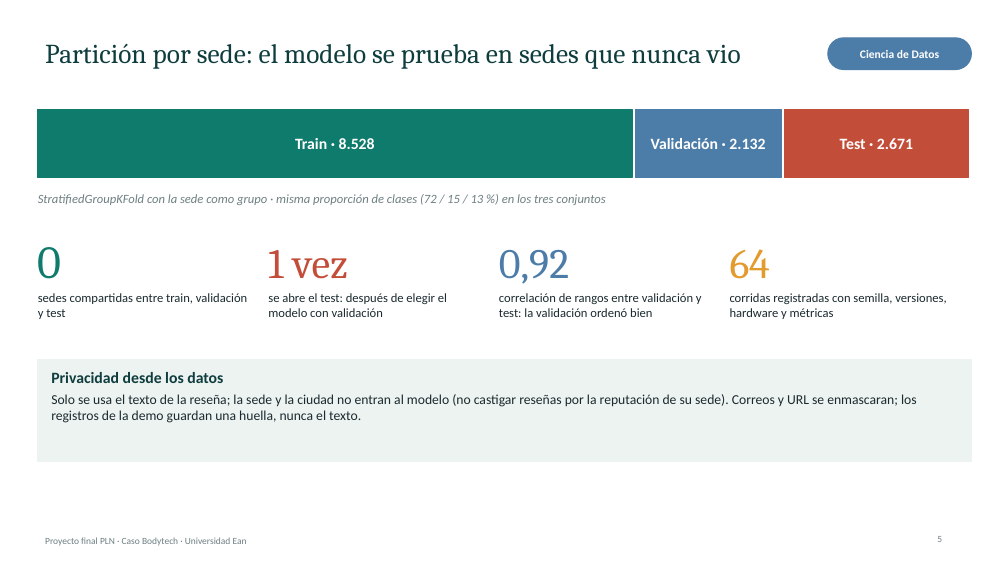
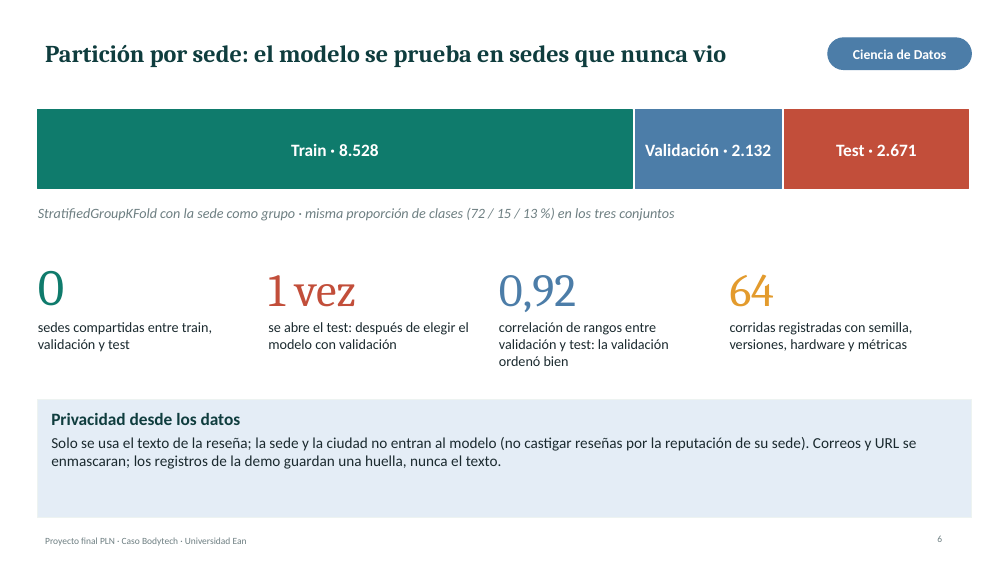
Before and after one commit to josephsbatista/proyecto-pln-bodytech, a slide deck: slide 6 of entregables/Presentacion_Final.pptx (slide 5 before the commit). Drawn at 1008x567 pixels with LibreOffice and Linux fonts; fonts in the diff are those of the drawing. Boxes give left, top, right and bottom in pixels: in the first picture for what was removed or moved away, otherwise in the second. Text is boxed around its words. In the diff, an @@ line names an element or a change of style, - is before the commit and + after.

```diff
--- a/entregables/Presentacion_Final.pptx
+++ b/entregables/Presentacion_Final.pptx
@@ title "Partición por sede: el modelo ..." at [45,45,726,67]: size 26 to 23 pt, bold on @@
@@ text "Ciencia de Datos" at [853,49,947,59]: size 11 to 13 pt @@
@@ rectangle: place and size @@
-rectangle at [38,110,632,178]
+rectangle at [38,110,632,189]
@@ size 15 to 16.5 pt in 3 elements at [291,144,379,156], [836,144,917,156], [645,144,772,156] @@
@@ rectangle: place and size @@
-rectangle at [635,110,782,178]
+rectangle at [635,110,782,189]
@@ rectangle: place and size @@
-rectangle at [785,110,969,178]
+rectangle at [785,110,969,189]
@@ text "StratifiedGroupKFold con la sede como ...": place and size @@
-text "StratifiedGroupKFold con la sede como ..." at [38,194,605,205]
+text "StratifiedGroupKFold con la sede como ..." at [38,208,674,221]
@@ text "0": place and size @@
-text "0" at [38,247,62,279]
+text "0" at [38,271,64,306]
@@ text "0" at [38,271,64,306]: size 44 to 48.5 pt @@
@@ text "1 vez": place and size @@
-text "1 vez" at [268,250,348,279]
+text "1 vez" at [268,275,356,307]
@@ size 40 to 44 pt in 3 elements at [730,274,774,307], [268,275,356,307], [499,275,576,312] @@
@@ text "0,92": place and size @@
-text "0,92" at [499,250,569,284]
+text "0,92" at [499,275,576,312]
@@ text "64": place and size @@
-text "64" at [730,249,770,279]
+text "64" at [730,274,774,307]
@@ text "sedes compartidas entre train, validación ...": place and size @@
-text "sedes compartidas entre train, validación ..." at [38,293,247,319]
+text "sedes compartidas entre train, validación ..." at [38,322,212,352]
@@ text "se abre el test: después ...": place and size @@
-text "se abre el test: después ..." at [268,293,447,317]
+text "se abre el test: después ..." at [268,322,469,349]
@@ size 12 to 13.5 pt in 5 elements at [38,208,674,221], [730,322,913,352], [38,322,212,352], [268,322,469,349], [499,322,669,366] @@
@@ text "correlación de rangos entre validación ...": place and size @@
-text "correlación de rangos entre validación ..." at [499,293,702,317]
+text "correlación de rangos entre validación ..." at [499,322,669,366]
@@ text "corridas registradas con semilla, versiones, ...": place and size @@
-text "corridas registradas con semilla, versiones, ..." at [730,293,946,319]
+text "corridas registradas con semilla, versiones, ..." at [730,322,913,352]
@@ rectangle: place and size @@
-rectangle at [38,359,972,461]
+rectangle at [38,399,972,518]
@@ rectangle at [38,399,972,518]: fill #EDF3F1 to #E4EDF6 @@
@@ text "Privacidad desde los datos": place and size @@
-text "Privacidad desde los datos" at [51,372,917,423]
+text "Privacidad desde los datos" at [51,413,917,469]
@@ text "Privacidad desde los datos" at [51,413,917,469]: size 15 to 16.5 pt in "Privacidad desde los datos"; size 13 to 14.5 pt in "Solo se usa el texto de la ..." @@
```
Also in this commit, not shown: 15 other slides changed, 1 slide added, 6 other files.
